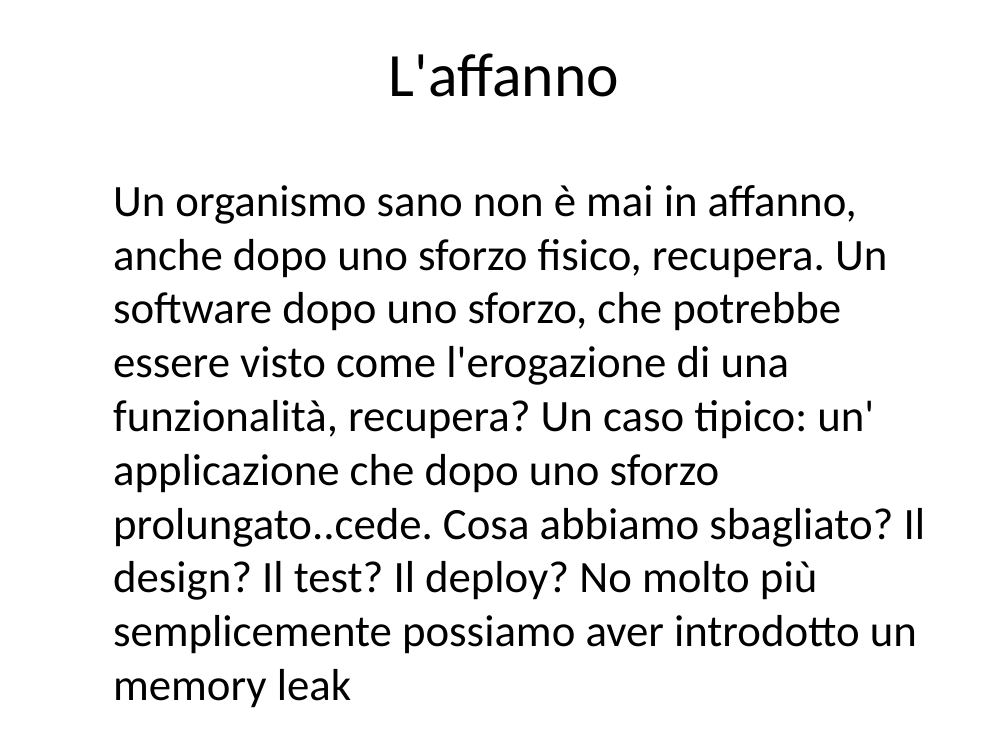
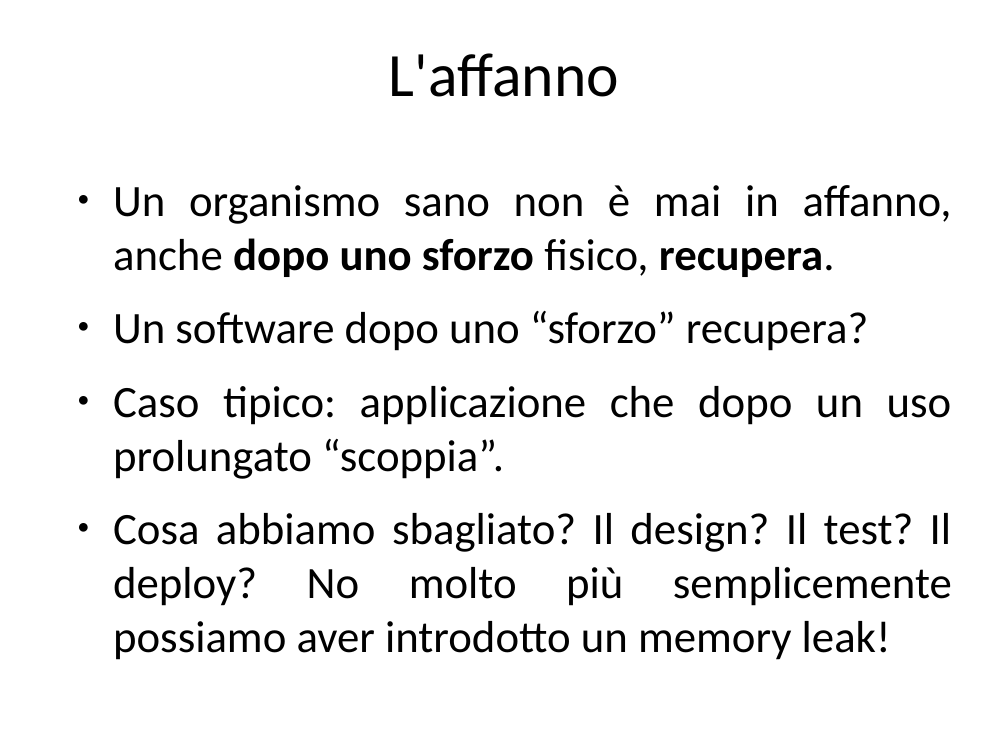
Before and after one commit to guidop/IAD13, a slide deck: slide 14 of La salute del software.odp. Drawn at 1008x756 pixels with LibreOffice and Linux fonts; fonts in the diff are those of the drawing. Boxes give left, top, right and bottom in pixels: in the first picture for what was removed or moved away, otherwise in the second. Text is boxed around its words. In the diff, an @@ line names an element or a change of style, - is before the commit and + after.

```diff
--- a/La salute del software.odp
+++ b/La salute del software.odp
@@ text at [113, 185, 952, 660]: text changed @@
-Un organismo sano non è mai in affanno, anche dopo uno sforzo fisico, recupera. Un software dopo uno sforzo, che potrebbe essere visto come l'erogazione di una funzionalità, recupera? Un caso tipico: un' applicazione che dopo uno sforzo prolungato..cede. Cosa abbiamo sbagliato? Il design? Il test? Il deploy? No molto più semplicemente possiamo aver introdotto un memory leak
+● Un organismo sano non è mai in affanno, anche dopo uno sforzo fisico, recupera.
+● Un software dopo uno “sforzo” recupera?
+● Caso tipico: applicazione che dopo un uso prolungato “scoppia”.
+● Cosa abbiamo sbagliato? Il design? Il test? Il deploy? No molto più semplicemente possiamo aver introdotto un memory leak!
```
Also in this commit, not shown: 39 other slides changed, 5 slides added, 3 slides removed.
